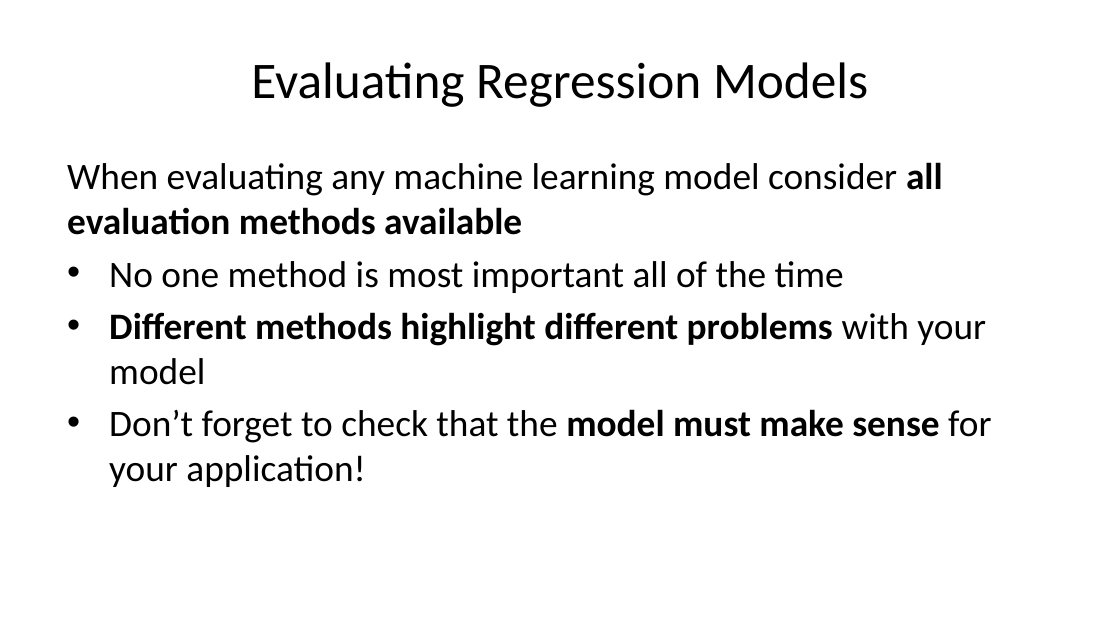
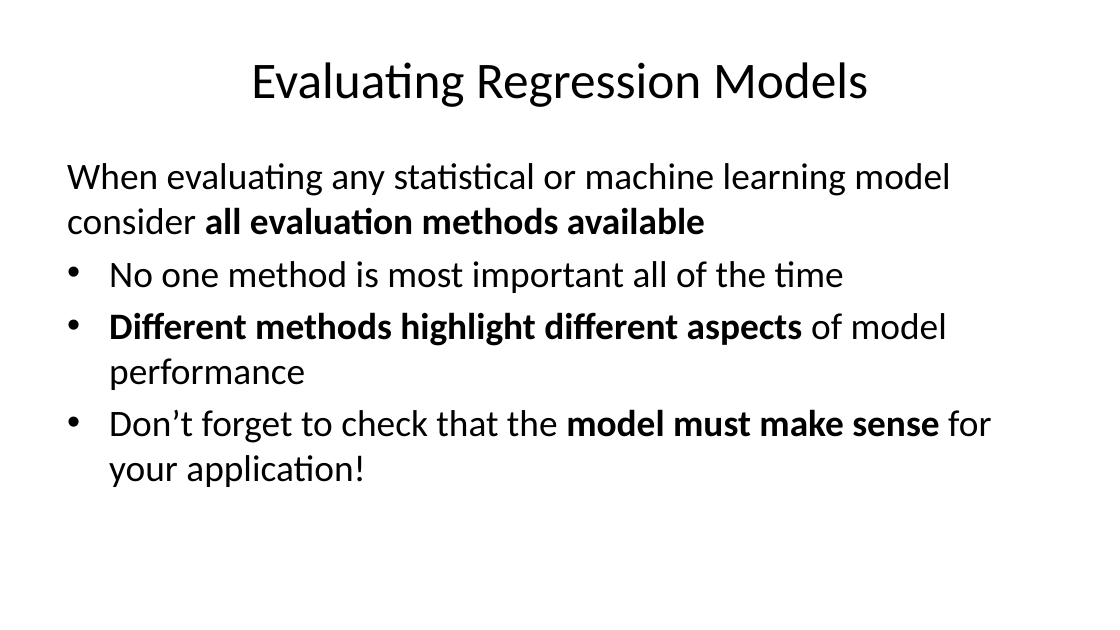
Before and after one commit to StephenElston/CSCI-E-83, a slide deck: slide 30 of LectureSlides/08_IntroductionToLinearModels.pptx (slide 29 before the commit). Drawn at 1120x630 pixels with LibreOffice and Linux fonts; fonts in the diff are those of the drawing. Boxes give left, top, right and bottom in pixels: in the first picture for what was removed or moved away, otherwise in the second. Text is boxed around its words. In the diff, an @@ line names an element or a change of style, - is before the commit and + after.

```diff
--- a/LectureSlides/08_IntroductionToLinearModels.pptx
+++ b/LectureSlides/08_IntroductionToLinearModels.pptx
@@ text at bbox=[67, 163, 950, 235]: text changed @@
-When evaluating any machine learning model consider all evaluation methods available
+When evaluating any statistical or machine learning model consider all evaluation methods available
@@ text at bbox=[109, 312, 947, 390]: text changed @@
-• Different methods highlight different problems with your model
+• Different methods highlight different aspects of model performance
```
Also in this commit, not shown: 10 other slides changed, 1 slide added, 1 slide removed.
